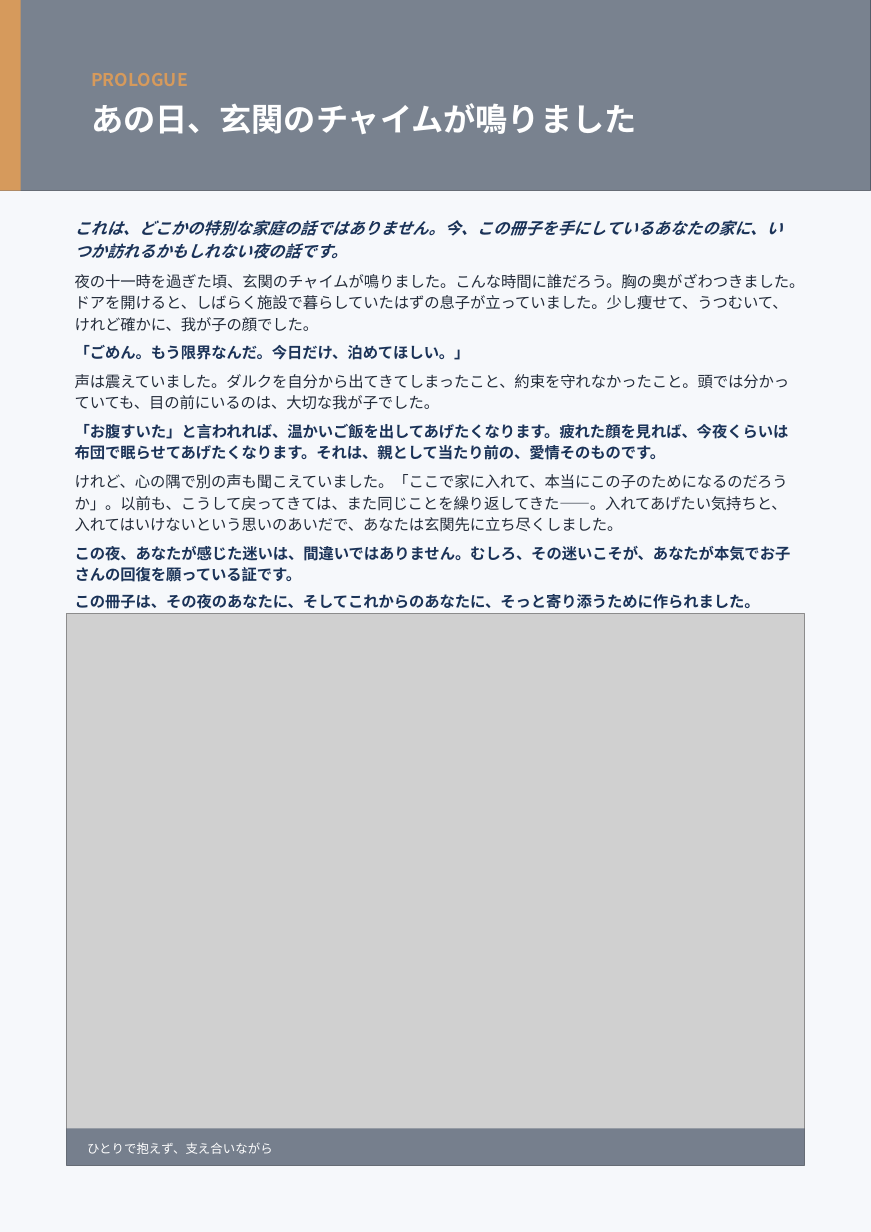
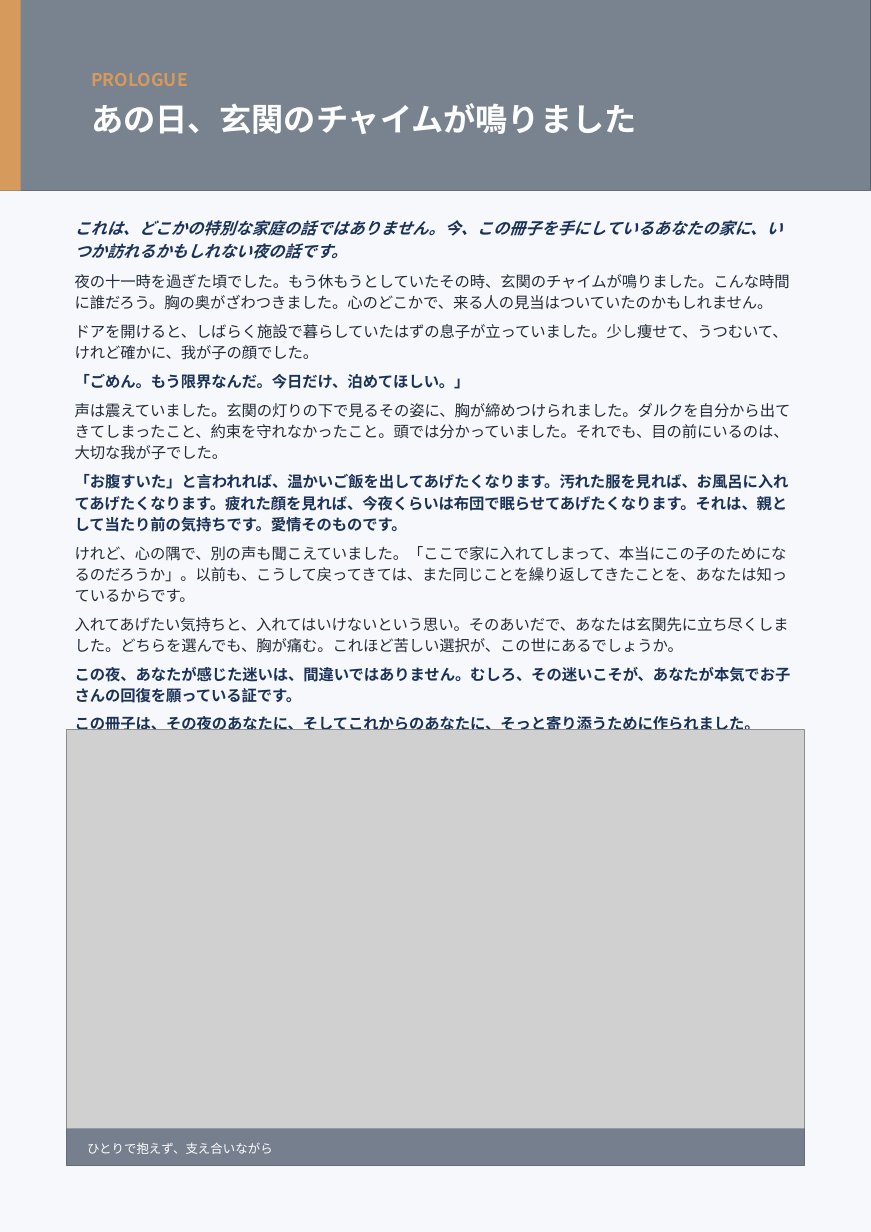
Before and after one commit to hiderock84-sys/darca, a slide deck: slide 2 of public/manual-1page.pptx. Drawn at 871x1232 pixels with LibreOffice and Linux fonts; fonts in the diff are those of the drawing; grey boxes stand for pictures. Boxes give left, top, right and bottom in pixels: in the first picture for what was removed or moved away, otherwise in the second. Text is boxed around its words. In the diff, an @@ line names an element or a change of style, - is before the commit and + after.

```diff
--- a/public/manual-1page.pptx
+++ b/public/manual-1page.pptx
@@ text at [75, 274, 790, 360]: text changed @@
-夜の十一時を過ぎた頃、玄関のチャイムが鳴りました。こんな時間に誰だろう。胸の奥がざわつきました。ドアを開けると、しばらく施設で暮らしていたはずの息子が立っていました。少し痩せて、うつむいて、けれど確かに、我が子の顔でした。
+夜の十一時を過ぎた頃でした。もう休もうとしていたその時、玄関のチャイムが鳴りました。こんな時間に誰だろう。胸の奥がざわつきました。心のどこかで、来る人の見当はついていたのかもしれません。
+ドアを開けると、しばらく施設で暮らしていたはずの息子が立っていました。少し痩せて、うつむいて、けれど確かに、我が子の顔でした。
@@ text at [75, 403, 791, 653]: text changed @@
-声は震えていました。ダルクを自分から出てきてしまったこと、約束を守れなかったこと。頭では分かっていても、目の前にいるのは、大切な我が子でした。
-「お腹すいた」と言われれば、温かいご飯を出してあげたくなります。疲れた顔を見れば、今夜くらいは布団で眠らせてあげたくなります。それは、親として当たり前の、愛情そのものです。
-けれど、心の隅で別の声も聞こえていました。「ここで家に入れて、本当にこの子のためになるのだろうか」。以前も、こうして戻ってきては、また同じことを繰り返してきた——。入れてあげたい気持ちと、入れてはいけないという思いのあいだで、あなたは玄関先に立ち尽くしました。
+声は震えていました。玄関の灯りの下で見るその姿に、胸が締めつけられました。ダルクを自分から出てきてしまったこと、約束を守れなかったこと。頭では分かっていました。それでも、目の前にいるのは、大切な我が子でした。
+「お腹すいた」と言われれば、温かいご飯を出してあげたくなります。汚れた服を見れば、お風呂に入れてあげたくなります。疲れた顔を見れば、今夜くらいは布団で眠らせてあげたくなります。それは、親として当たり前の気持ちです。愛情そのものです。
+けれど、心の隅で、別の声も聞こえていました。「ここで家に入れてしまって、本当にこの子のためになるのだろうか」。以前も、こうして戻ってきては、また同じことを繰り返してきたことを、あなたは知っているからです。
+入れてあげたい気持ちと、入れてはいけないという思い。そのあいだで、あなたは玄関先に立ち尽くしました。どちらを選んでも、胸が痛む。これほど苦しい選択が、この世にあるでしょうか。
@@ picture: place and size @@
-picture at [66, 613, 805, 1165]
+picture at [66, 729, 805, 1165]
```
Also in this commit, not shown: 8 other files.
